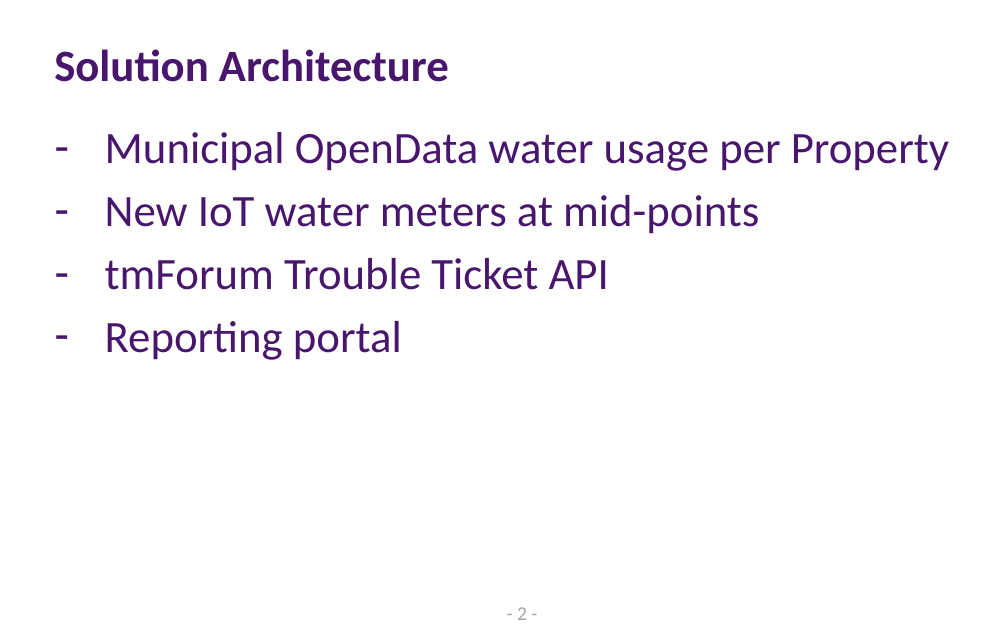
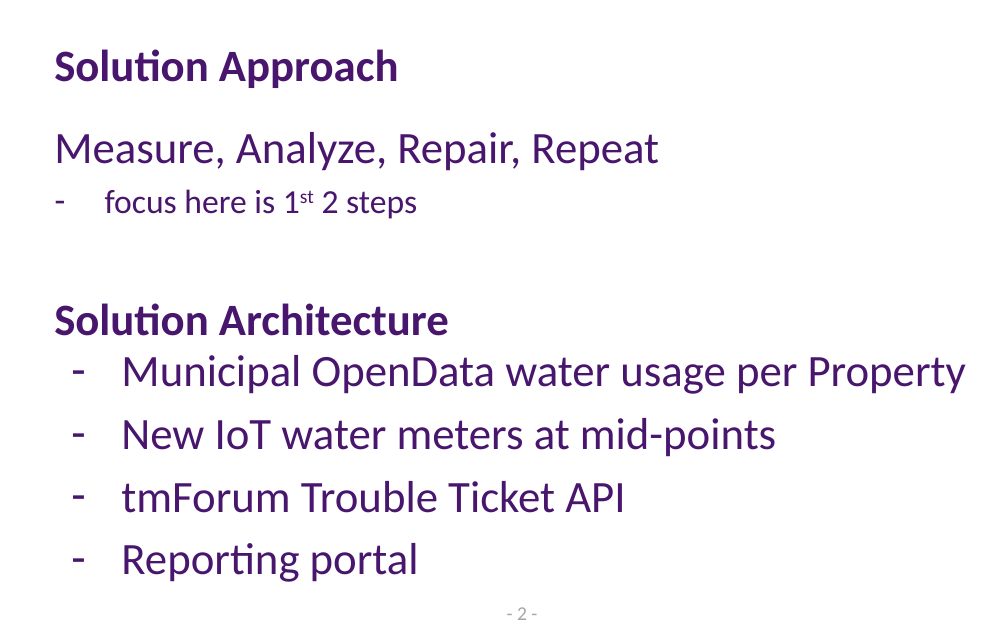
Before and after one commit to sshearer/Leaks, a slide deck: slide 3 of AquaSol.pptx. Drawn at 1008x630 pixels with LibreOffice and Linux fonts; fonts in the diff are those of the drawing. Boxes give left, top, right and bottom in pixels: in the first picture for what was removed or moved away, otherwise in the second. Text is boxed around its words. In the diff, an @@ line names an element or a change of style, - is before the commit and + after.

```diff
--- a/AquaSol.pptx
+++ b/AquaSol.pptx
@@ title at [54, 49, 399, 88]: text changed @@
-Solution Architecture
+Solution Approach
@@ text added at [54, 132, 659, 219], 32 pt, text #49166D @@
+Measure, Analyze, Repair, Repeat
+– focus here is 1st 2 steps
@@ text added at [54, 303, 449, 336], 32 pt, text #49166D, bold @@
+Solution Architecture
@@ text "Municipal OpenData water usage per ...": place and size @@
-text "Municipal OpenData water usage per ..." at [105, 132, 949, 360]
+text "Municipal OpenData water usage per ..." at [121, 355, 966, 582]
```
Also in this commit, not shown: 2 other slides changed, 2 slides added.
